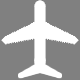
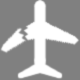
Two versions of the same layered image (80px x 80px). Layer-by-layer changes:
added layer "Pasted Layer #1" above "Pasted Layer" over [left=0, top=26, right=28, bottom=54]
added layer "Pasted Layer" above "Layer" over [left=16, top=0, right=80, bottom=80]
hid "Layer", painted on it over [left=0, top=0, right=80, bottom=80]
